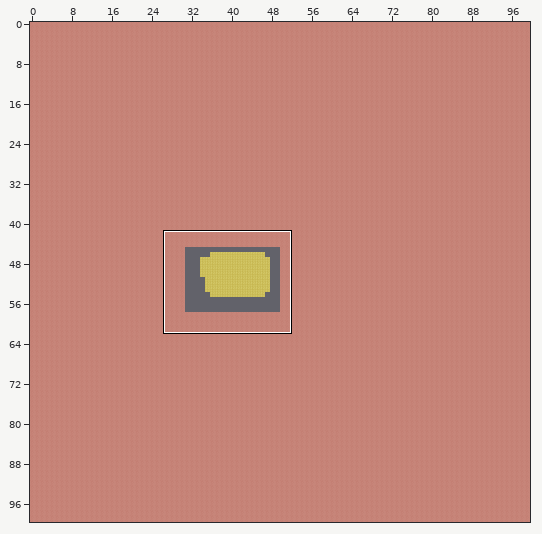
One commit to this Tiled map: kidspace.tmx. Above: a wide view before the commit, with the close-up outlined.
Close-up. Old version:
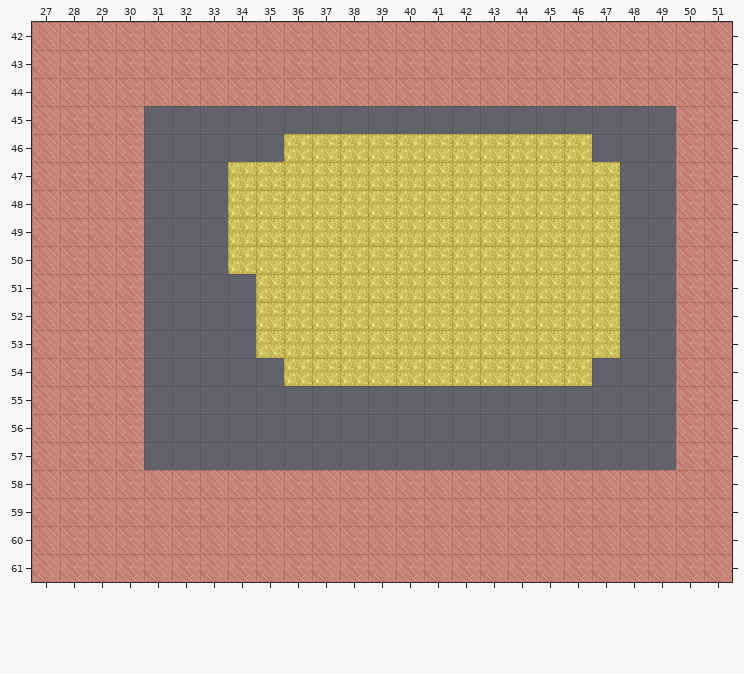
Cells are 32x32 px. Shown: x 27..51, y 42..61.
The result:
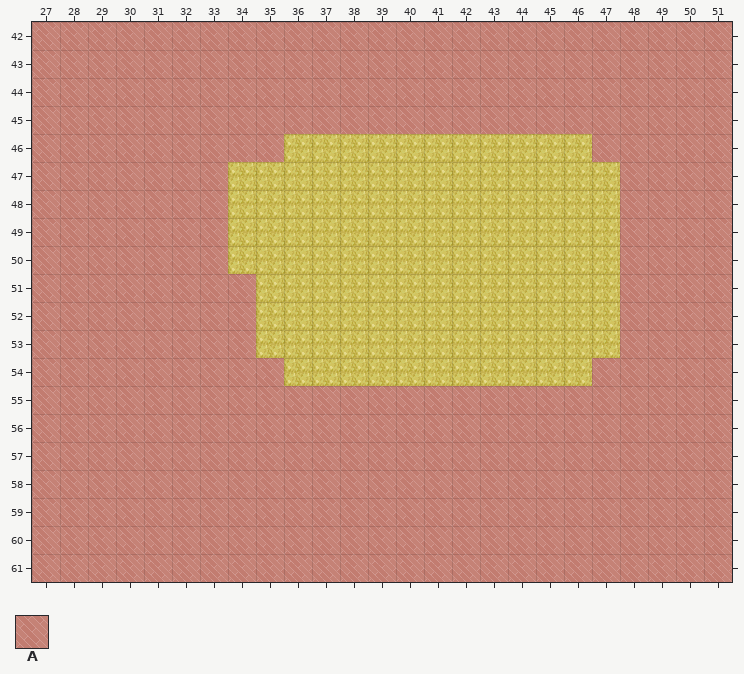
Key: from "Pokemon-Tiles": A 865.
_ is an empty cell.
The edit:
Layer "ground":
Tile A now appears in row 45 at x 31 to 49; in row 46 at x 31 to 35 and 47 to 49; in rows 47 to 50 at x 31 to 33 and 48 to 49; in rows 51 to 53 at x 31 to 34 and 48 to 49; in row 54 at x 31 to 35 and 47 to 49; in rows 55 to 57 at x 31 to 49.
Boxes around the changes in both close-ups, in picture pixels (x1, y1, x2, y2):
added: (144, 106, 676, 470)
